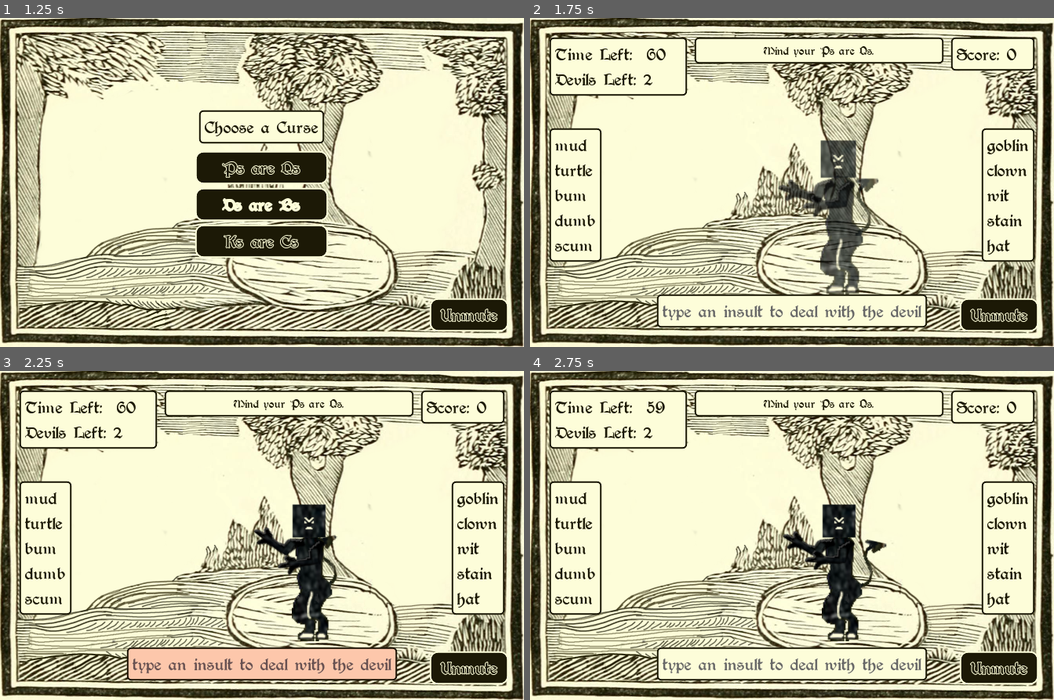
Above: before the commit, frames 1-4 (two rows, left to right).
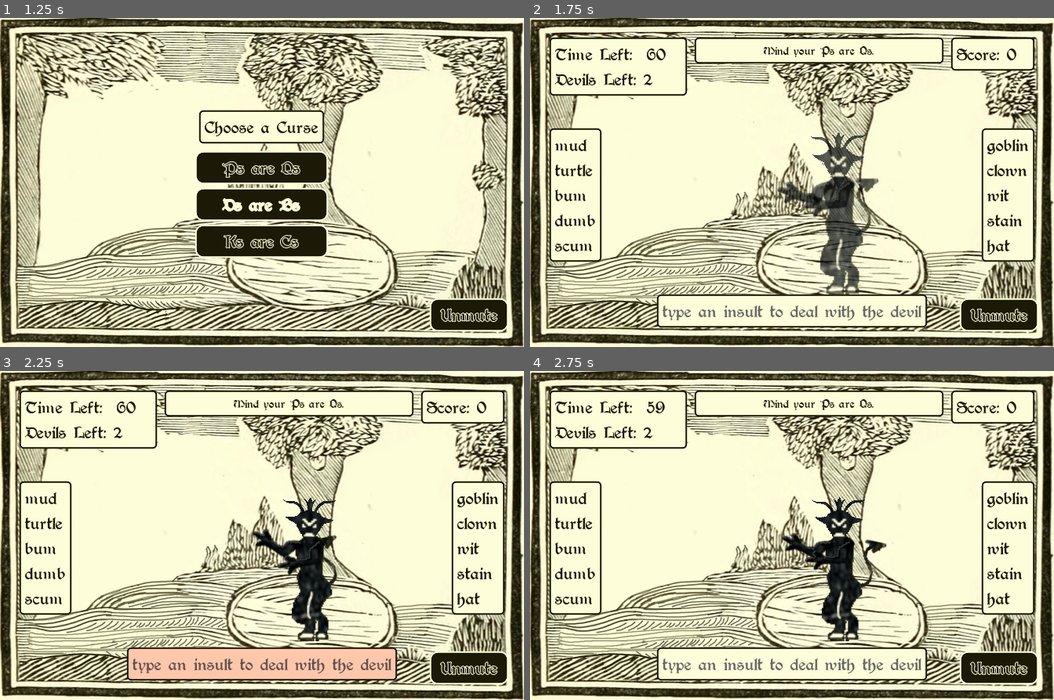
Above: after the commit, the same moments.

Repository: hoodscott/psareqs
Game: Godot game, scene res://scenes/Game.tscn
Two runs of this game, one before a commit and one after it. Both use one fixed random seed, a clock stepped at 60 frames per second and the inputs below. Sound files missing from this copy of the repository are replaced by a short silence.
Inputs:
- Up to frame 1 (1.25 s): click "Start Game" at 0.5 s
- Up to frame 2 (1.75 s): click "Ps are Qs" at 1.25 s
- Up to frame 3 (2.25 s): tap Enter at 2 s; hold Right (ui_right) from 2.03 s (still down); tap Z at 2.1 s
- Up to frame 4 (2.75 s): keep holding Right (ui_right)

Frame 1 is identical in both runs. In frame 2, 0.8% of the frame differs, in the area x 47-65%, y 34-57%; in frame 3, 0.7%; in frame 4, 0.7%.

Commit message:
Adding nice head

Diff:
--- a/scenes/devils/Mephistopheles.tscn
+++ b/scenes/devils/Mephistopheles.tscn
@@ -7,6 +7,22 @@
 [ext_resource path="res://scenes/devils/Mephistopheles.gd" type="Script" id=5]
 [ext_resource path="res://assets/img/shock.png" type="Texture" id=6]
 [ext_resource path="res://assets/img/sad.png" type="Texture" id=7]
+[ext_resource path="res://assets/img/head_fluff.PNG" type="Texture" id=8]
+
+[sub_resource type="Shader" id=7]
+code = "// https://godotengine.org/qa/57619/draw-over-another-sprite-as-a-mask?show=57666#c57666
+shader_type canvas_item;
+uniform sampler2D mask;
+void fragment() {
+    vec4 color = texture(TEXTURE, UV);
+    vec4 vmask = texture(mask, UV);
+    color.a = vmask.a;
+    COLOR = color;
+}"
+
+[sub_resource type="ShaderMaterial" id=8]
+shader = SubResource( 7 )
+shader_param/mask = ExtResource( 8 )
 
 [sub_resource type="SpriteFrames" id=4]
 animations = [ {
@@ -89,6 +105,18 @@
 "transitions": PoolRealArray( 1 ),
 "update": 0,
 "values": [ Vector2( 5, 10 ) ]
+}
+tracks/6/type = "value"
+tracks/6/path = NodePath("Sprite/Head:rotation_degrees")
+tracks/6/interp = 1
+tracks/6/loop_wrap = true
+tracks/6/imported = false
+tracks/6/enabled = true
+tracks/6/keys = {
+"times": PoolRealArray( 0 ),
+"transitions": PoolRealArray( 1 ),
+"update": 0,
+"values": [ 0.0 ]
 }
 
 [sub_resource type="Animation" id=5]
@@ -114,10 +142,10 @@
 tracks/1/imported = false
 tracks/1/enabled = true
 tracks/1/keys = {
-"times": PoolRealArray( 0, 0.001, 1, 2 ),
-"transitions": PoolRealArray( 1, 1, 1, 1 ),
-"update": 0,
-"values": [ Vector2( 5, 10 ), Vector2( 5, 20 ), Vector2( 5, 10 ), Vector2( 5, 30 ) ]
+"times": PoolRealArray( 1, 2 ),
+"transitions": PoolRealArray( 1, 1 ),
+"update": 0,
+"values": [ Vector2( 5, 10 ), Vector2( 5, 30 ) ]
 }
 tracks/2/type = "value"
 tracks/2/path = NodePath("Sprite:modulate")
@@ -184,6 +212,18 @@
 "update": 0,
 "values": [ 0.0, -12.0, 15.0, 15.0, 0.0 ]
 }
+tracks/3/type = "value"
+tracks/3/path = NodePath("Sprite/Head:rotation_degrees")
+tracks/3/interp = 1
+tracks/3/loop_wrap = true
+tracks/3/imported = false
+tracks/3/enabled = true
+tracks/3/keys = {
+"times": PoolRealArray( 0, 0.5, 1, 1.5, 2 ),
+"transitions": PoolRealArray( 1, 1, 1, 1, 1 ),
+"update": 0,
+"values": [ 0.0, 2.0, 0.0, -2.0, 0.0 ]
+}
 
 [sub_resource type="Animation" id=6]
 resource_name = "spawn"
@@ -219,28 +259,32 @@
 
 [node name="Sprite" type="Sprite" parent="."]
 position = Vector2( 5, 10 )
+rotation = 12.5664
 z_index = 1
 texture = ExtResource( 3 )
 __meta__ = {
 "_edit_lock_": true
 }
 
-[node name="Head" type="Position2D" parent="Sprite"]
-position = Vector2( -9, -57 )
-
-[node name="Sprite" type="AnimatedSprite" parent="Sprite/Head"]
-frames = SubResource( 4 )
-__meta__ = {
-"_edit_lock_": true
-}
-
 [node name="ArmRight" type="Position2D" parent="Sprite"]
-position = Vector2( -16, -39 )
+position = Vector2( -17, -37.3333 )
 rotation = 0.349066
 
 [node name="Sprite" type="Sprite" parent="Sprite/ArmRight"]
 position = Vector2( -17, 10 )
 texture = ExtResource( 1 )
+__meta__ = {
+"_edit_lock_": true
+}
+
+[node name="Head" type="Position2D" parent="Sprite"]
+position = Vector2( -9, -45.3333 )
+
+[node name="Sprite" type="AnimatedSprite" parent="Sprite/Head"]
+material = SubResource( 8 )
+position = Vector2( 0, -9 )
+scale = Vector2( 1.5, 1.5 )
+frames = SubResource( 4 )
 __meta__ = {
 "_edit_lock_": true
 }
Binary file added: assets/img/head_fluff.PNG
Not shown, added: assets/img/head_fluff.PNG.import
Binary file added: assets/img/head_nofluff.PNG
Not shown, added: assets/img/head_nofluff.PNG.import
Not shown, changed: docs/todo.txt
Not shown: 1 places in scenes/devils/Mephistopheles.tscn that only renumber resources
